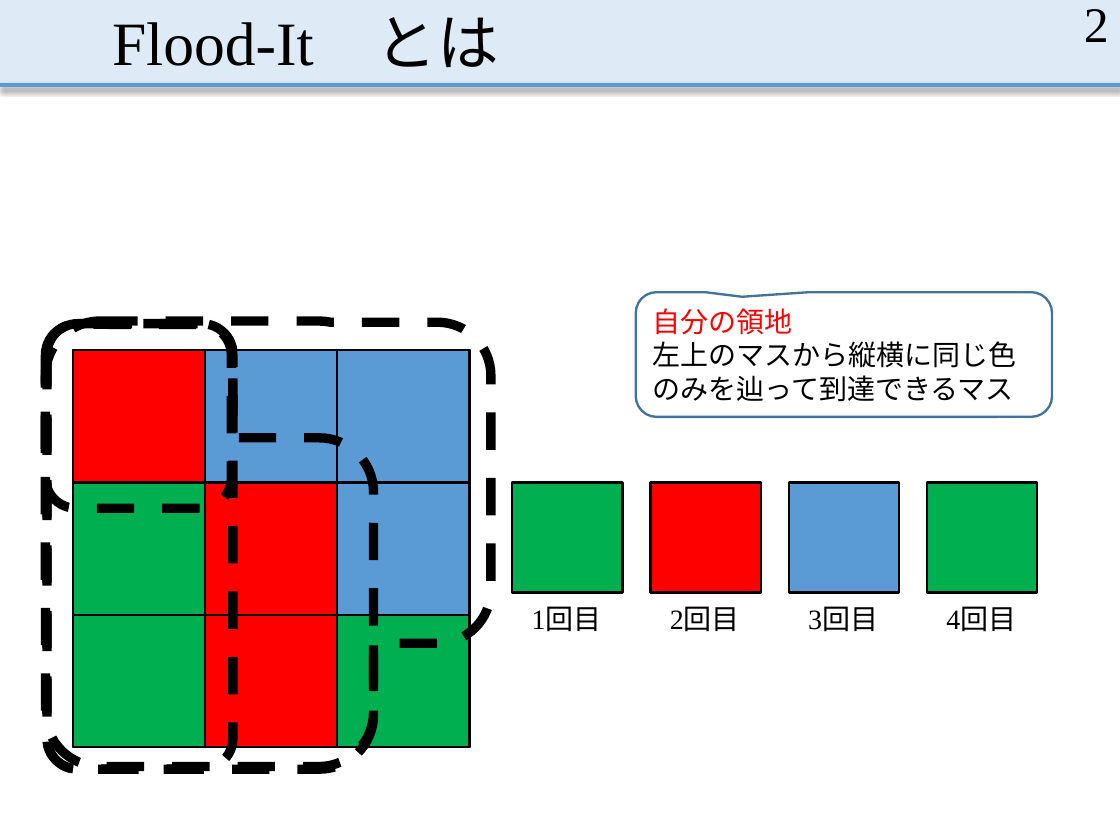
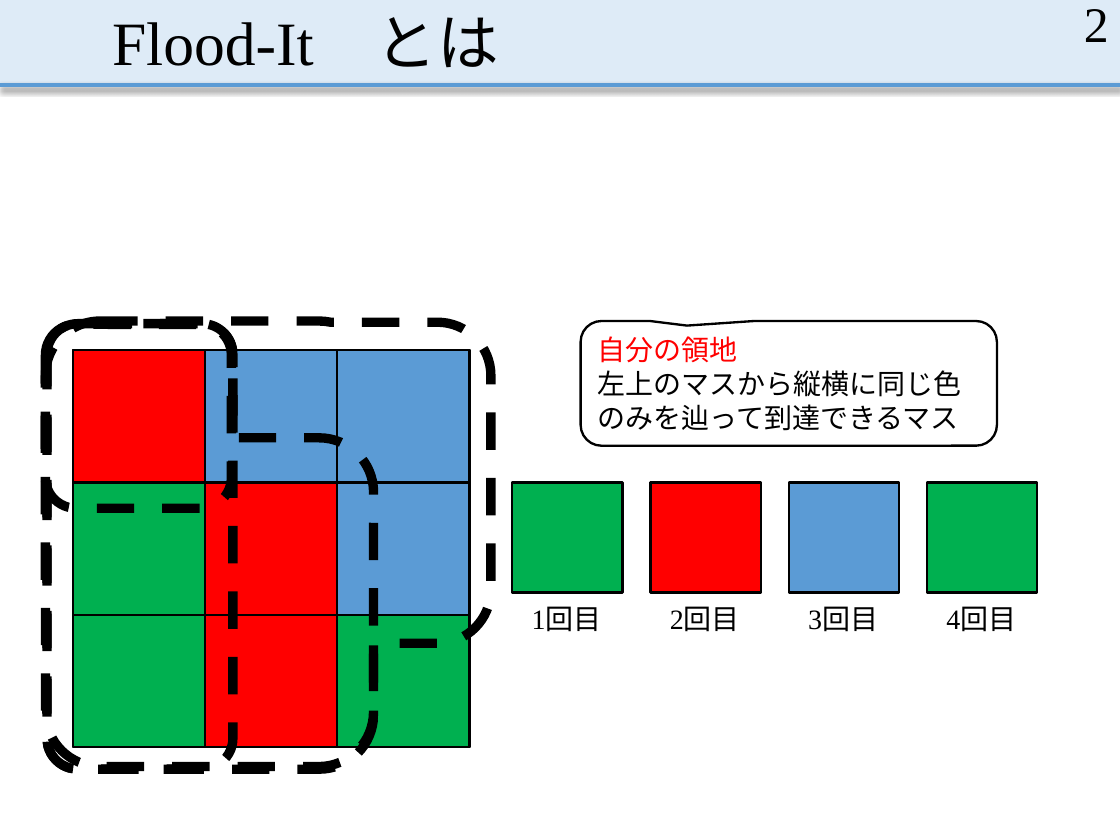
Before and after one commit to MasayaOda/SR, a slide deck: slide 2 of 中間発表.pptx. Drawn at 1120x840 pixels with LibreOffice and Linux fonts; fonts in the diff are those of the drawing; grey boxes stand for pictures. Boxes give left, top, right and bottom in pixels: in the first picture for what was removed or moved away, otherwise in the second. Text is boxed around its words. In the diff, an @@ line names an element or a change of style, - is before the commit and + after.

```diff
--- a/中間発表.pptx
+++ b/中間発表.pptx
@@ rounded speech box "自分の領地": place and size @@
-rounded speech box "自分の領地" at (636, 292, 1053, 417)
+rounded speech box "自分の領地" at (580, 321, 997, 446)
@@ rounded speech box "自分の領地" at (580, 321, 997, 446): outline #43739E 1.5 pt to #000000 1.5 pt @@
```
Also in this commit, not shown: 8 other slides changed, 6 slides added, 1 slide removed.
